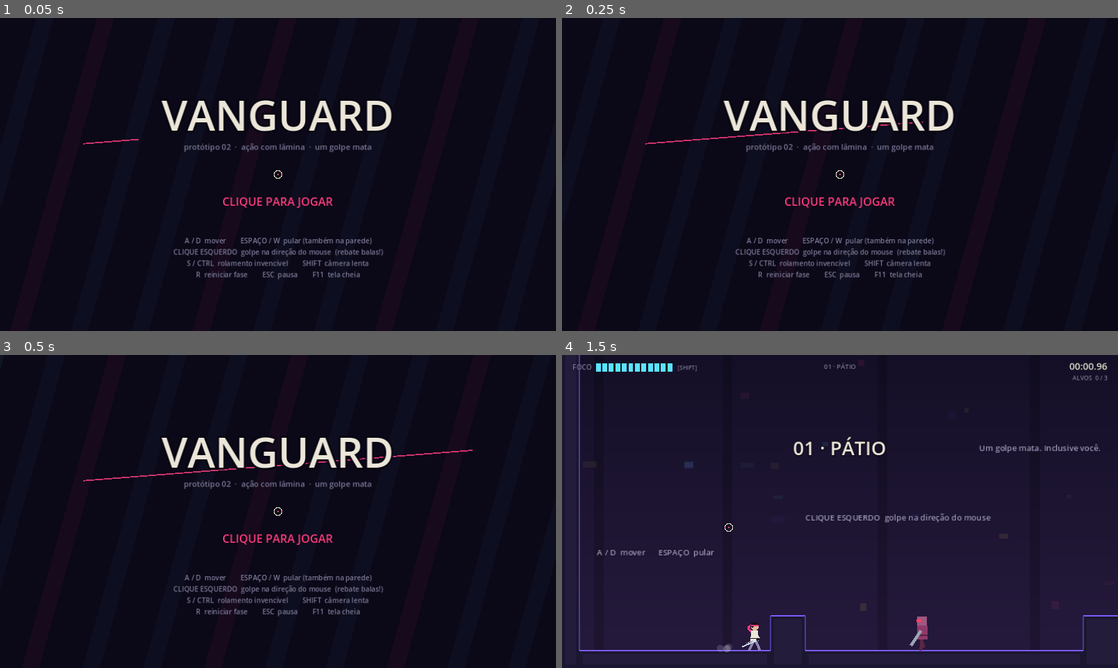
Above: before the commit, frames 1-4 (two rows, left to right).
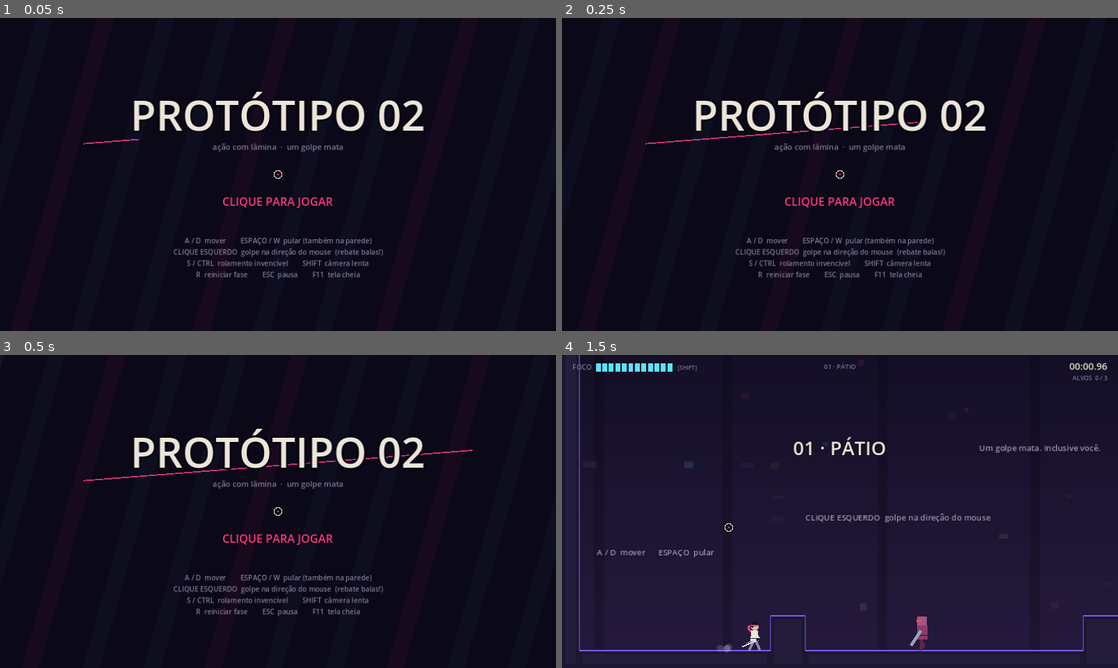
Above: after the commit, the same moments.

Repository: miguelmarchiori/Game
Game: Godot game, scene res://scenes/main.tscn
The game is run twice, just before and just after one commit, with the same random seed, the same clock (stepped at 60 frames per second) and the same inputs.
Inputs (mouse positions are in pixels of both pictures, inside the frame that each line leads up to):
- Up to frame 1 (0.05 s): no input
- Up to frame 2 (0.25 s): no input
- Up to frame 3 (0.5 s): no input
- Up to frame 4 (1.5 s): tap Enter at 0.5 s; move the mouse to (962, 495) at 0.52 s; press the mouse at (962, 495) at 0.53 s; hold D (move_right) from 0.53 s (still down); tap W (jump) at 0.77 s; move the mouse to (728, 527) at 1.27 s; release the mouse at (728, 527) at 1.28 s; tap Shift (slowmo) at 1.35 s

The runs differ from the first frame. In frame 1, 3.3% of the frame differs, in the area x 24-77%, y 23-43%; in frame 2, 3.3%; in frame 3, 3.3%; in frame 4, nothing differs.

Commit message:
Remove nome da equipe do jogo; título provisório configurável
Co-Authored-By: Claude Opus 5.5 <noreply@anthropic.com>
Claude-Session: https://claude.ai/code/session_01LgXTLtmZoFV2uSYN8TKYeu

Diff:
--- a/project.godot
+++ b/project.godot
@@ -1,10 +1,10 @@
 ; Engine configuration file.
-; Vanguard — protótipo 02 (ação com lâmina, estilo "um golpe mata")
+; Projeto — protótipo 02 (ação com lâmina, estilo "um golpe mata")
 config_version=5
 
 [application]
 
-config/name="Vanguard - Prototipo 02"
+config/name="Projeto - Prototipo 02"
 config/description="Plataforma de ação 2D: lâmina, câmera lenta e um golpe mata."
 run/main_scene="res://scenes/main.tscn"
 config/features=PackedStringArray("4.3", "GL Compatibility")
--- a/scripts/hud.gd
+++ b/scripts/hud.gd
@@ -2,6 +2,10 @@
 ## Interface: barra FOCO (câmera lenta), cronômetro, inimigos restantes,
 ## telas de título / morte / fase concluída / pausa, mira e seta da saída.
 ## Tudo desenhado por código em um único Control (fácil de trocar depois).
+
+## Nome exibido na tela de título (provisório — troque quando o jogo tiver nome).
+const GAME_TITLE := "PROTÓTIPO 02"
+const GAME_SUBTITLE := "ação com lâmina  ·  um golpe mata"
 
 const C_TEXT := Color("#ece6d9")
 const C_DIM := Color(0.8, 0.78, 0.95, 0.6)
@@ -222,8 +226,8 @@
 	var slash_k := clampf(_mode_t / 0.35, 0.0, 1.0)
 	var y := size.y * 0.36
 	_canvas.draw_line(Vector2(size.x * 0.15, y + 30), Vector2(lerpf(size.x * 0.15, size.x * 0.85, slash_k), y - 40 + 70 * (1.0 - slash_k)), Color(C_ACCENT, 0.8), 3.0)
-	_center_text(y, "VANGUARD", 96, C_TEXT)
-	_center_text(y + 44, "protótipo 02  ·  ação com lâmina  ·  um golpe mata", 18, C_DIM)
+	_center_text(y, GAME_TITLE, 96, C_TEXT)
+	_center_text(y + 44, GAME_SUBTITLE, 18, C_DIM)
 	if int(_t * 2.0) % 2 == 0 or _mode_t < 0.5:
 		_center_text(size.y * 0.6, "CLIQUE PARA JOGAR", 26, C_ACCENT)
 	var lines := [
Binary file changed: docs/01_titulo.png
